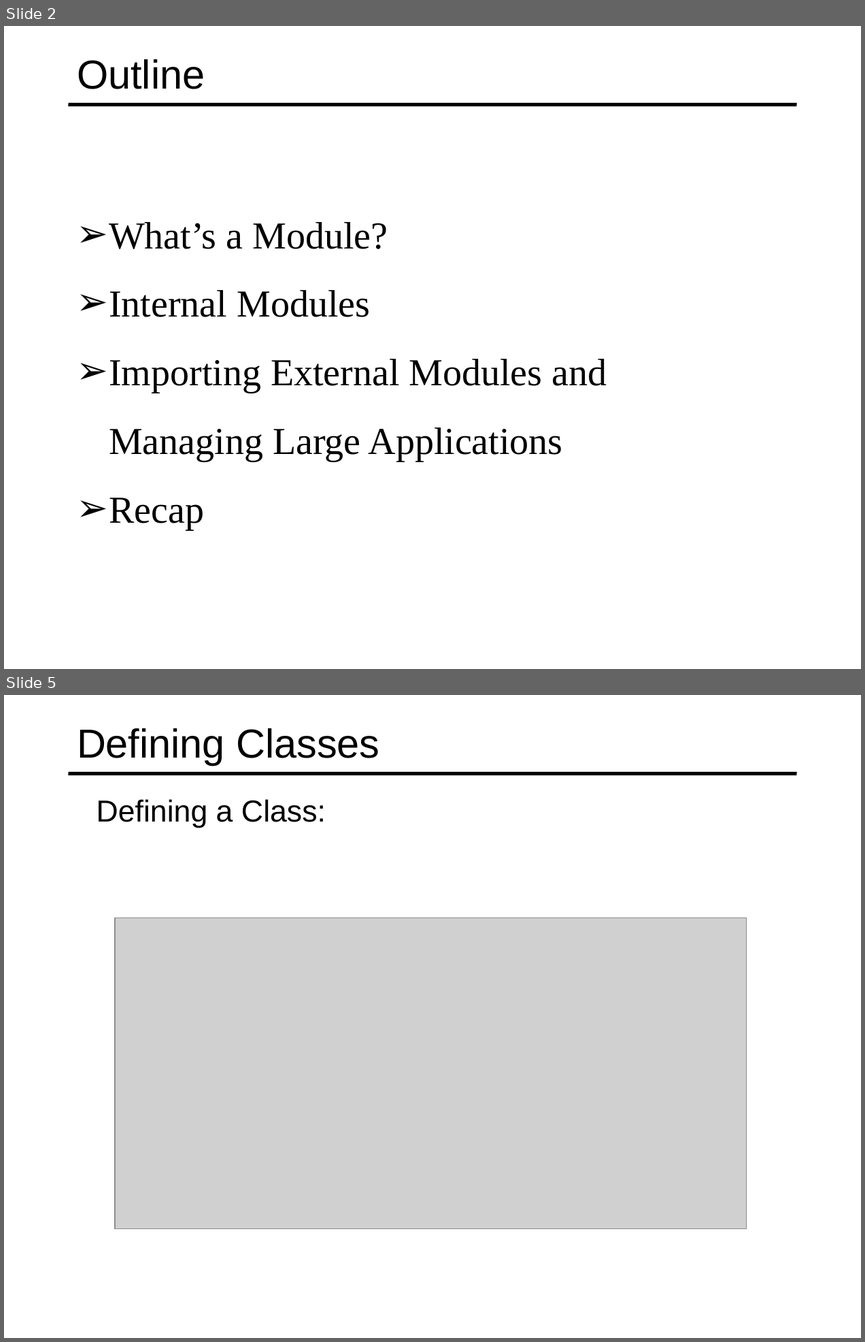
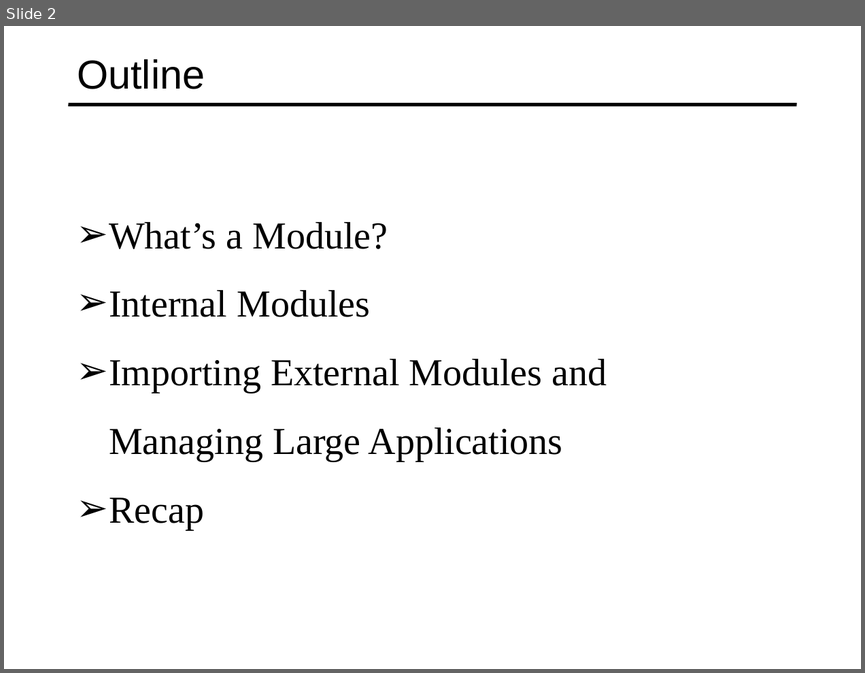
Before and after one commit to specter01wj/Jago_Link_Training, a slide deck: Angular/Angular7/TypeScript Fundamentals/4.Modules/L4_Modules.ppt. Shown one above the other, each under a label of ours: slides 2 and 5 before the commit, slide 2 after it; the slides between them are not shown. The pictures are 865x1342 and 865x673 pixels, drawn with LibreOffice and Linux fonts; fonts in the diff are those of the drawing; grey boxes stand for pictures. Boxes give left, top, right and bottom in pixels: in the first picture for what was removed or moved away, otherwise in the second. Text is boxed around its words. In the diff, an @@ line names an element or a change of style, - is before the commit and + after.

```diff
--- a/Angular/Angular7/TypeScript Fundamentals/4.Modules/L4_Modules.ppt
+++ b/Angular/Angular7/TypeScript Fundamentals/4.Modules/L4_Modules.ppt
@@ slide 5 removed at (4,695,861,1338), background #FFFFFF; not listed: 1 template element that a slide beside it also shows @@
@@ title removed at (77,728,379,764) @@
-Defining Classes
@@ text removed at (96,799,326,828) @@
-  Defining a Class:
@@ picture removed at (115,918,746,1229) @@
```
Also in this commit, not shown: 1 slide changed, 14 slides added, 20 other slides removed, 15 other files.
